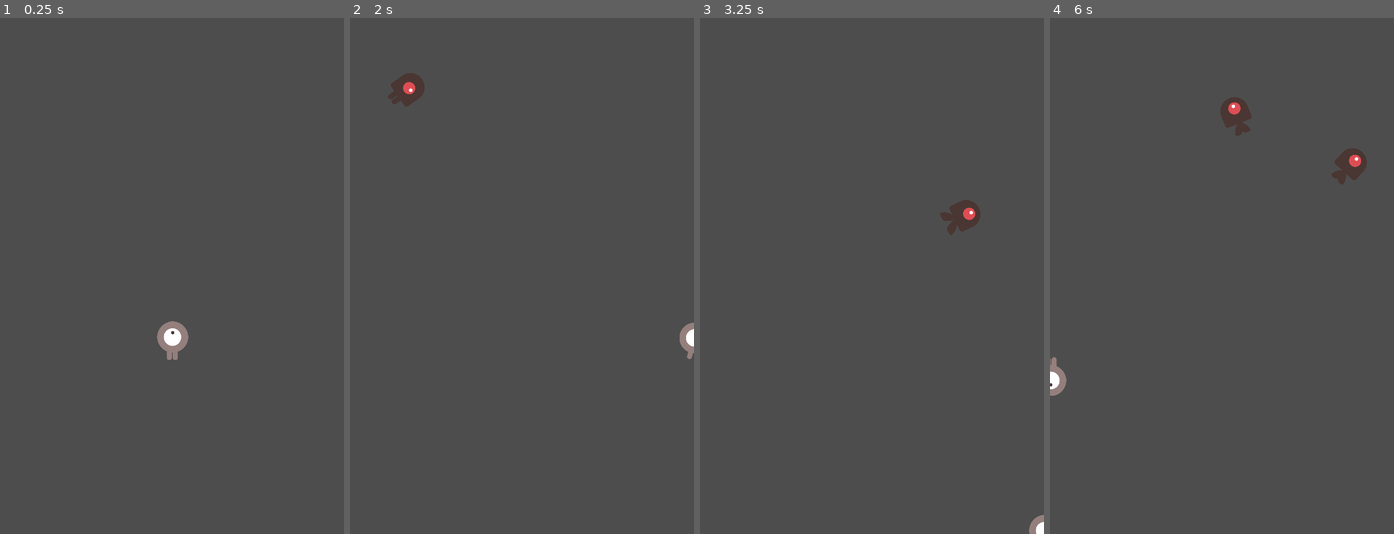
Above: before the commit, frames 1-4 (left to right).
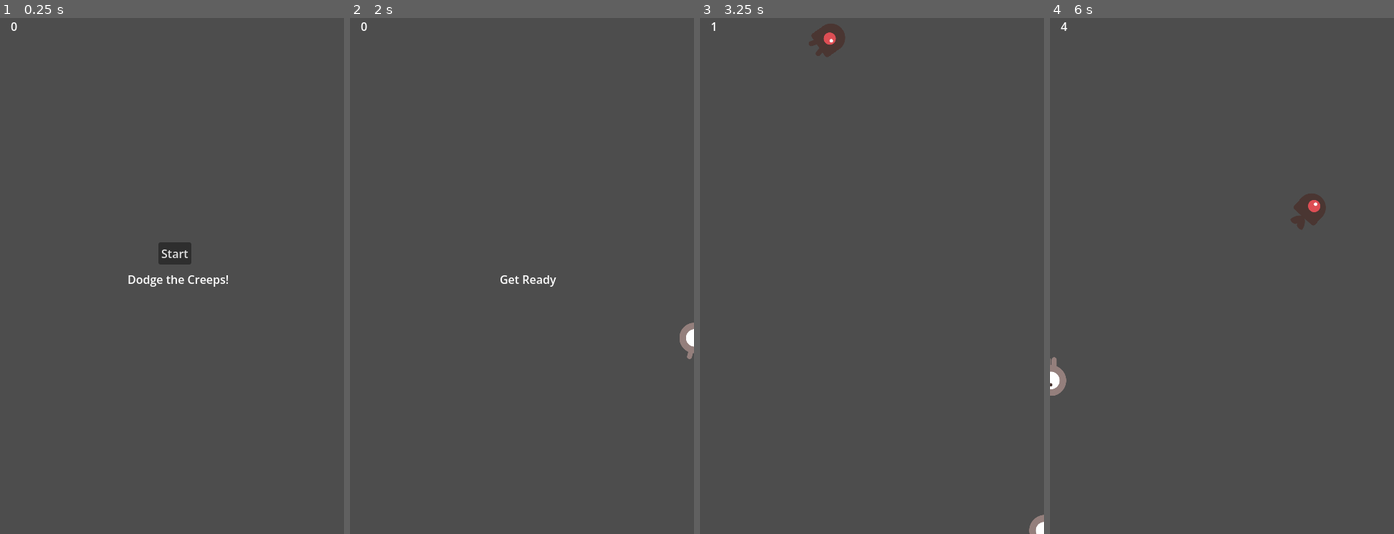
Above: after the commit, the same moments.

Repository: MESManagment/My-project
Game: Godot game, scene res://main.tscn
Same seed, same stepped clock (60 frames per second), same inputs: the game is played once before the commit and once after it. This scene is started directly instead of the project's main scene.
Inputs (mouse positions are in pixels of both pictures, inside the frame that each line leads up to):
- Up to frame 1 (0.25 s): no input
- Up to frame 2 (2 s): click (525, 255) at 0.5 s, where only the run after the commit has a clickable "Start"; tap Enter at 1.25 s; hold Right (ui_right) from 1.28 s (still down)
- Up to frame 3 (3.25 s): release Right (ui_right) at 2.03 s; hold Down (ui_down) 2.03-2.78 s; hold Right (ui_right) from 2.78 s (still down)
- Up to frame 4 (6 s): release Right (ui_right) at 3.53 s; hold Up (ui_up) 3.53-4.28 s; hold Left (ui_left) 4.28-5.78 s; hold Down (ui_down) from 5.78 s (still down)

The runs differ from the first frame. In frame 1, 1.1% of the frame differs, in the area x 3-67%, y 0-67%; in frame 2, 0.6%; in frame 3, 0.9%; in frame 4, 1.3%, in the area x 3-93%, y 0-41%.

Commit message:
La interfaz de usuario

Diff:
--- /dev/null
+++ b/proyecto-de-proto-digital/hud.gd
@@ -0,0 +1,26 @@
+extends CanvasLayer
+
+signal start_game
+
+func show_message(text):
+	$Message.text = text
+	$Message.show()
+	$MessageTimer.start()
+
+func show_game_over():
+	show_message("Game Over")
+	await $MessageTimer.timeout
+	$Message.text = "Dodge the\nCreeps!"
+	$Message.show()
+	await get_tree().create_timer(1.0).timeout
+	$StartButton.show()
+
+func update_score(score):
+	$ScoreLabel.text = str(score)
+
+func _on_start_button_pressed():
+	$StartButton.hide()
+	start_game.emit()
+
+func _on_message_timer_timeout():
+	$Message.hide()
--- /dev/null
+++ b/proyecto-de-proto-digital/hud.tscn
@@ -0,0 +1,34 @@
+[gd_scene format=3 uid="uid://jykd3w4v5vl0"]
+
+[ext_resource type="Script" uid="uid://bd2wuyee5t6ox" path="res://hud.gd" id="1_37p78"]
+
+[node name="HUD" type="CanvasLayer" unique_id=1064356332]
+script = ExtResource("1_37p78")
+
+[node name="ScoreLabel" type="Label" parent="." unique_id=884900136]
+offset_right = 40.0
+offset_bottom = 23.0
+text = "0"
+horizontal_alignment = 1
+
+[node name="Message" type="Label" parent="." unique_id=124592454]
+offset_left = 178.0
+offset_top = 353.0
+offset_right = 320.0
+offset_bottom = 376.0
+text = "Dodge the Creeps!"
+horizontal_alignment = 1
+
+[node name="StartButton" type="Button" parent="." unique_id=295400553]
+offset_left = 221.0
+offset_top = 313.0
+offset_right = 267.0
+offset_bottom = 344.0
+text = "Start"
+
+[node name="MessageTimer" type="Timer" parent="." unique_id=932905841]
+wait_time = 2.0
+one_shot = true
+
+[connection signal="pressed" from="StartButton" to="." method="_on_start_button_pressed"]
+[connection signal="timeout" from="MessageTimer" to="." method="_on_message_timer_timeout"]
--- a/proyecto-de-proto-digital/main.gd
+++ b/proyecto-de-proto-digital/main.gd
@@ -4,35 +4,53 @@
 var score
 
 func _ready():
-	# Llama a esto para PROBAR. Si funciona, luego lo borraremos
-	new_game()
+	# Borramos el new_game() de aquí para que el botón del HUD sea el que mande
+	pass
 
 func game_over():
 	$ScoreTimer.stop()
 	$MobTimer.stop()
+	# Mostramos el mensaje de Game Over en el HUD
+	$HUD.show_game_over()
+	# Limpiamos la pantalla de enemigos
+	get_tree().call_group("mobs", "queue_free")
 
 func new_game():
 	score = 0
-	$Player.start($StartPosition.position) # Llama a la función start del Player
+	$Player.start($StartPosition.position)
 	$StartTimer.start()
+	# Actualizamos el HUD al empezar
+	$HUD.update_score(score)
+	$HUD.show_message("Get Ready")
 
 func _on_score_timer_timeout():
 	score += 1
+	# Actualizamos el puntaje cada segundo
+	$HUD.update_score(score)
 
 func _on_start_timer_timeout():
 	$MobTimer.start()
 	$ScoreTimer.start()
 
 func _on_mob_timer_timeout():
+	# Crear una instancia del enemigo
 	var mob = mob_scene.instantiate()
+
+	# Elegir un lugar aleatorio en el Path2D
 	var mob_spawn_location = $MobPath/MobSpawnLocation
 	mob_spawn_location.progress_ratio = randf()
 
+	# Establecer la dirección del enemigo perpendicular al camino
 	var direction = mob_spawn_location.rotation + PI / 2
 	mob.position = mob_spawn_location.position
+
+	# Añadir algo de aleatoriedad a la dirección
 	direction += randf_range(-PI / 4, PI / 4)
 	mob.rotation = direction
 
+	# Elegir la velocidad del enemigo
 	var velocity = Vector2(randf_range(150.0, 250.0), 0.0)
 	mob.linear_velocity = velocity.rotated(direction)
+
+	# Añadir el enemigo a la escena principal
 	add_child(mob)
--- a/proyecto-de-proto-digital/main.tscn
+++ b/proyecto-de-proto-digital/main.tscn
@@ -3,6 +3,7 @@
 [ext_resource type="Script" uid="uid://bc651rggpmqth" path="res://main.gd" id="1_0xm2m"]
 [ext_resource type="PackedScene" uid="uid://bayg8diq8qe4x" path="res://mob.tscn" id="2_1bvp3"]
 [ext_resource type="PackedScene" uid="uid://0wo5x2kcth5b" path="res://player.tscn" id="2_h2yge"]
+[ext_resource type="PackedScene" uid="uid://jykd3w4v5vl0" path="res://hud.tscn" id="4_1bvp3"]
 
 [sub_resource type="Curve2D" id="Curve2D_1bvp3"]
 _data = {
@@ -34,7 +35,10 @@
 position = Vector2(75, 46)
 rotation = -0.049410302
 
+[node name="HUD" parent="." unique_id=1064356332 instance=ExtResource("4_1bvp3")]
+
 [connection signal="hit" from="Player" to="." method="game_over"]
 [connection signal="timeout" from="MobTimer" to="." method="_on_mob_timer_timeout"]
 [connection signal="timeout" from="ScoreTimer" to="." method="_on_score_timer_timeout"]
 [connection signal="timeout" from="StartTimer" to="." method="_on_start_timer_timeout"]
+[connection signal="start_game" from="HUD" to="." method="new_game"]
Not shown, added: proyecto-de-proto-digital/hud.gd.uid
